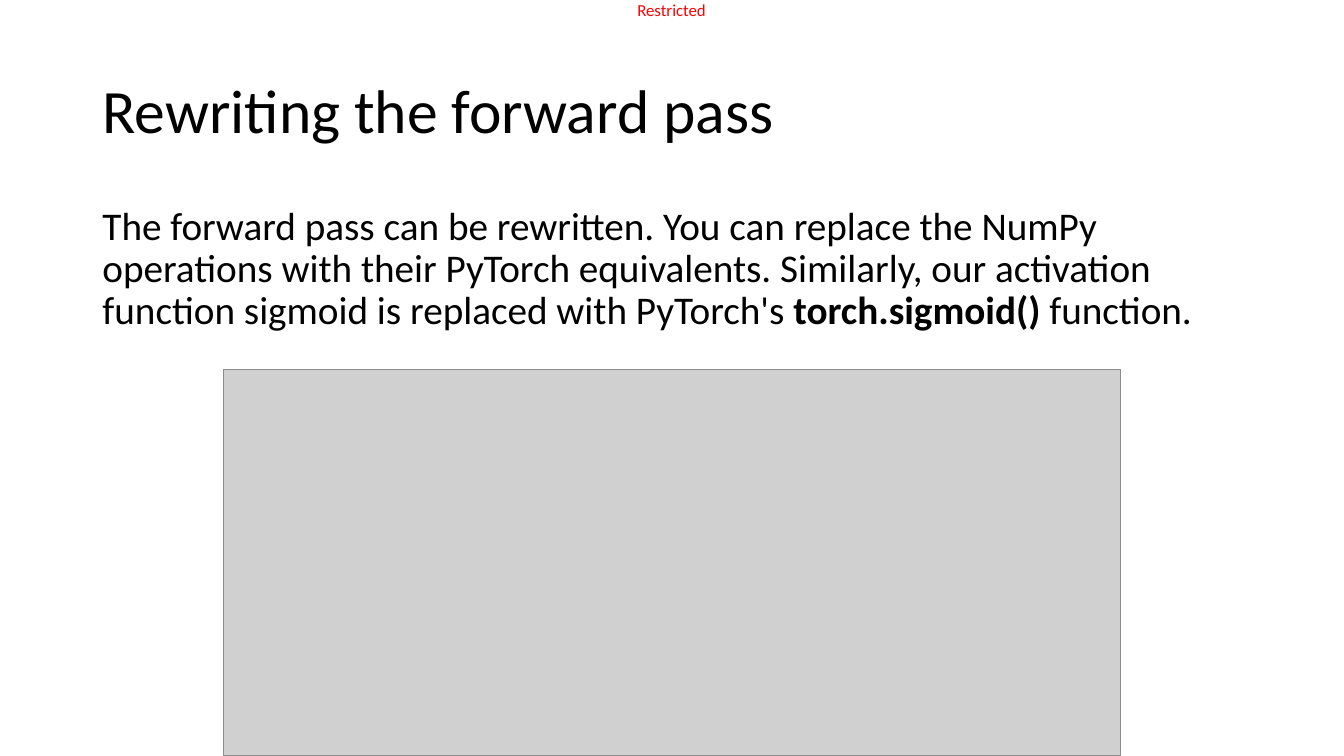
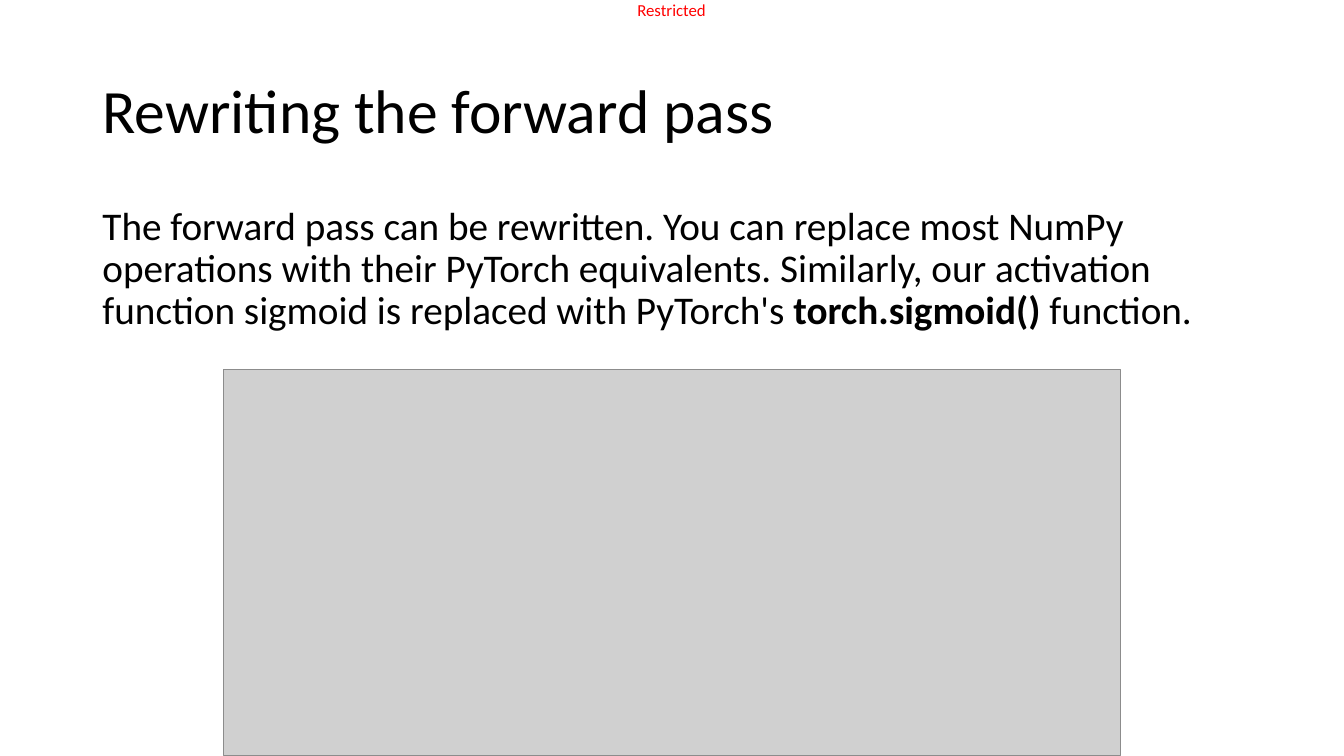
Before and after one commit to matthieudemari/SUTD_DL_50_039, a slide deck: slide 38 of W3/1. W3S1 final/W3S1.pptx. Drawn at 1344x756 pixels with LibreOffice and Linux fonts; fonts in the diff are those of the drawing; grey boxes stand for pictures. Boxes give left, top, right and bottom in pixels: in the first picture for what was removed or moved away, otherwise in the second. Text is boxed around its words. In the diff, an @@ line names an element or a change of style, - is before the commit and + after.

```diff
--- a/W3/1. W3S1 final/W3S1.pptx
+++ b/W3/1. W3S1 final/W3S1.pptx
@@ text at bbox=[102, 212, 1191, 331]: text changed @@
-The forward pass can be rewritten. You can replace the NumPy operations with their PyTorch equivalents. Similarly, our activation function sigmoid is replaced with PyTorch's torch.sigmoid() function.
+The forward pass can be rewritten. You can replace most NumPy operations with their PyTorch equivalents. Similarly, our activation function sigmoid is replaced with PyTorch's torch.sigmoid() function.
```
Also in this commit, not shown: 3 other slides changed, 13 other files.
